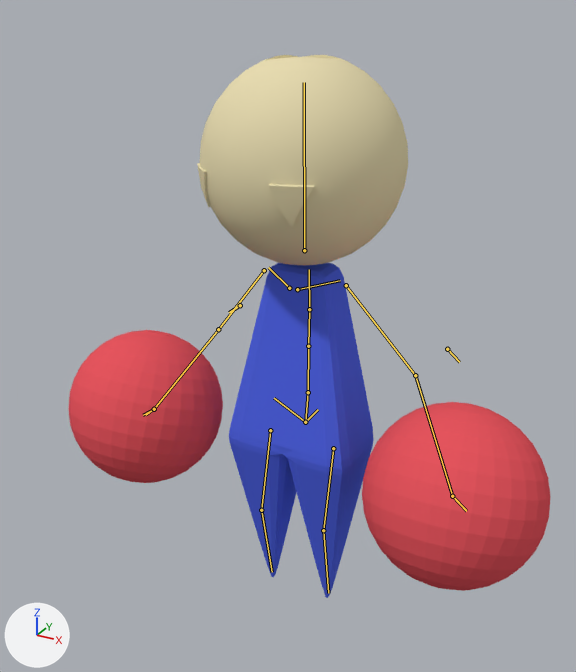
Renders of the Blender file WallKick_UnityProject/Assets/PlayerCharacter.blend from each side of a commit.
Both versions are drawn from a 50 mm camera at (3.6, -6.86, 6.77) aimed at (0.06, -0.42, 3.55). Arrows for +X, +Y and +Z are at lower left; the lights stay in place. The bones that bend it are drawn over the model as lines.

Names of what the first picture shows: 'Body', 'Head', 'LeftPunch', 'RightPunch'.
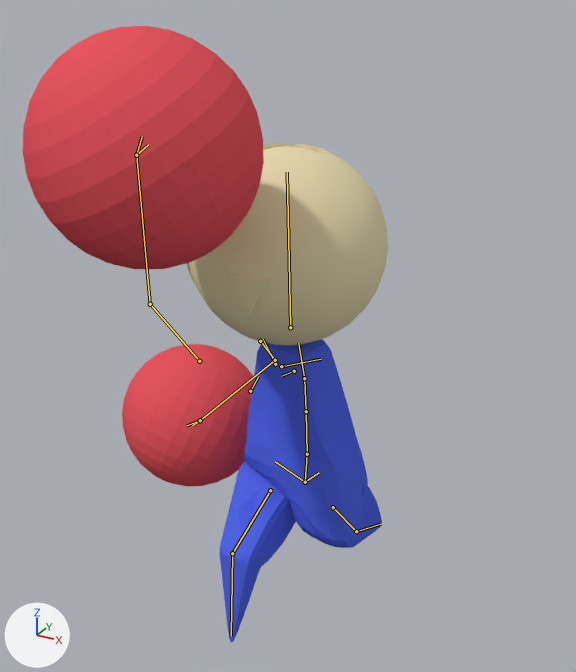
The newer file adds an action. The first version stands in its rest pose; the second is drawn at frame 9 of the action 'Uppercut'.

Where the change shows, as pixel boxes [x1, y1, x2, y2] in the pictures (576 x 672 px):
'LeftPunch', posed (27% wider, 28% taller): before [362, 402, 551, 591]; after [23, 26, 264, 269]
'Head', posed: before [197, 55, 408, 265]; after [187, 144, 388, 345]
'Body', posed (13% wider, 10% shorter): before [229, 263, 373, 598]; after [219, 339, 382, 642]
'RightPunch', posed (14% narrower, 7% shorter): before [69, 330, 223, 483]; after [122, 344, 254, 486]
bone 'spine', root to tip: before (305, 422) to (308, 392); after (305, 482) to (307, 454)
bone 'spine.001', root to tip: before (308, 392) to (308, 346); after (307, 454) to (306, 411)
bone 'spine.002', root to tip: before (308, 346) to (309, 309); after (306, 411) to (304, 378)
bone 'spine.003', root to tip: before (309, 309) to (309, 269); after (304, 378) to (298, 343)
bone 'spine.006', root to tip: before (304, 250) to (304, 82); after (290, 327) to (287, 172)
bone 'upper_arm.L', root to tip: before (346, 285) to (415, 375); after (199, 361) to (150, 304)
bone 'forearm.L', root to tip: before (415, 375) to (452, 496); after (150, 304) to (136, 155)
bone 'thigh.L', root to tip: before (333, 448) to (323, 530); after (333, 507) to (356, 531)
bone 'shin.L', root to tip: before (323, 530) to (328, 593); after (356, 531) to (380, 524)
bone 'thigh.R', root to tip: before (270, 430) to (261, 510); after (270, 490) to (232, 553)
bone 'shin.R', root to tip: before (261, 510) to (272, 572); after (232, 553) to (231, 636)
bone 'hand_IK.L', root to tip: before (452, 496) to (466, 511); after (136, 155) to (148, 144)
bone 'elbow.L', root to tip: before (447, 349) to (459, 362); after (250, 391) to (258, 376)
bone 'hand_IK.R', root to tip: before (154, 409) to (143, 415); after (200, 420) to (187, 425)

The change in detail:
Bone 'spine' (bone_spine) moves from (0.0, 0.0, 0.0) to (-0.001, -0.326, -0.04).
Bone 'spine' (bone_spine) turns from (0, 0, 0) to (0, 4, 0) degrees about its own x, y and z.
Bone 'spine.001' (bone_spine_001) turns from (0, 0, 0) to (2, -17, 0) degrees about its own x, y and z.
Bone 'spine.002' (bone_spine_002) turns from (0, 0, 0) to (2, 0, 1) degrees about its own x, y and z.
Bone 'spine.003' (bone_spine_003) turns from (0, 0, 0) to (2, 0, 0) degrees about its own x, y and z.
Bone 'spine.006' (bone_spine_006) turns from (0, 0, 0) to (-6, 0, -2) degrees about its own x, y and z.
Bone 'upper_arm.L' (bone_upper_arm_l) moves from (0.0, 0.0, 0.0) to (0.03, -0.33, 0.458).
Bone 'forearm.L' (bone_forearm_l) turns from (0, 0, 0) to (-10, -9, 30) degrees about its own x, y and z.
Bone 'thigh.L' (bone_thigh_l) turns from (0, 0, 0) to (53, 2, -3) degrees about its own x, y and z.
Bone 'shin.L' (bone_shin_l) turns from (0, 0, 0) to (-2, 2, 1) degrees about its own x, y and z.
Bone 'thigh.R' (bone_thigh_r) turns from (0, 0, 0) to (-64, 1, -1) degrees about its own x, y and z.
Bone 'shin.R' (bone_shin_r) turns from (0, 0, 0) to (47, 0, 3) degrees about its own x, y and z.
Bone 'hand_IK.L' (bone_hand_ik_l) moves from (0.0, 0.0, 0.0) to (-0.621, -1.468, 0.915).
Bone 'hand_IK.L' (bone_hand_ik_l) turns from (0, 0, 0) to (-106, -15, -55) degrees about its own x, y and z.
Bone 'elbow.L' (bone_elbow_l) moves from (0.0, 0.0, 0.0) to (-0.181, 0.39, 1.289).
Bone 'hand_IK.R' (bone_hand_ik_r) moves from (0.0, 0.0, 0.0) to (-0.192, 0.03, -0.289).
Bone 'hand_IK.R' (bone_hand_ik_r) turns from (0, 0, 0) to (17, 26, -1) degrees about its own x, y and z.
